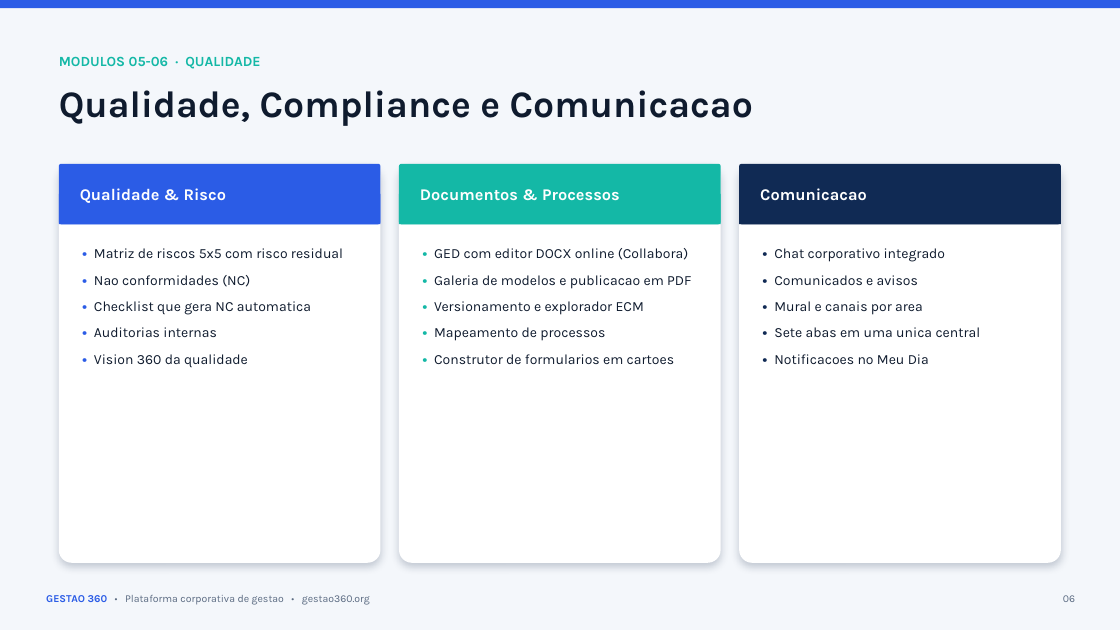
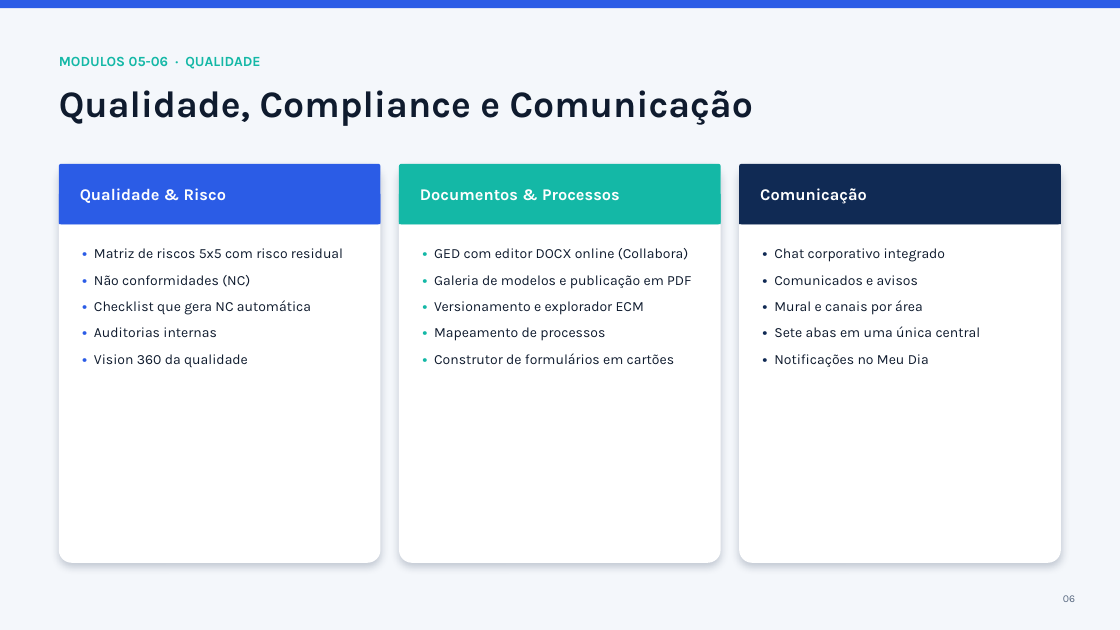
Before and after one commit to aldemirfidelis/gestao-360-indicadores, a slide deck: slide 6 of docs/Apresentacao-Gestao360-Comercial.pptx. Drawn at 1120x630 pixels with LibreOffice and Linux fonts; fonts in the diff are those of the drawing. Boxes give left, top, right and bottom in pixels: in the first picture for what was removed or moved away, otherwise in the second. Text is boxed around its words. In the diff, an @@ line names an element or a change of style, - is before the commit and + after.

```diff
--- a/docs/Apresentacao-Gestao360-Comercial.pptx
+++ b/docs/Apresentacao-Gestao360-Comercial.pptx
@@ text at <box>59,90,753,126</box>: text changed @@
-Qualidade, Compliance e Comunicacao
+Qualidade, Compliance e Comunicação
@@ text at <box>760,188,867,204</box>: text changed @@
-Comunicacao
+Comunicação
@@ text at <box>94,275,311,315</box>: text changed @@
-• Nao conformidades (NC)
-• Checklist que gera NC automatica
+• Não conformidades (NC)
+• Checklist que gera NC automática
@@ text at <box>434,275,691,289</box>: text changed @@
-• Galeria de modelos e publicacao em PDF
+• Galeria de modelos e publicação em PDF
@@ text at <box>774,300,981,367</box>: text changed @@
-• Mural e canais por area
-• Sete abas em uma unica central
-• Notificacoes no Meu Dia
+• Mural e canais por área
+• Sete abas em uma única central
+• Notificações no Meu Dia
@@ text at <box>434,353,674,364</box>: text changed @@
-• Construtor de formularios em cartoes
+• Construtor de formulários em cartões
@@ text removed at <box>46,595,370,605</box> @@
-GESTAO 360 • Plataforma corporativa de gestao • gestao360.org
```
Also in this commit, not shown: 12 other slides changed.
